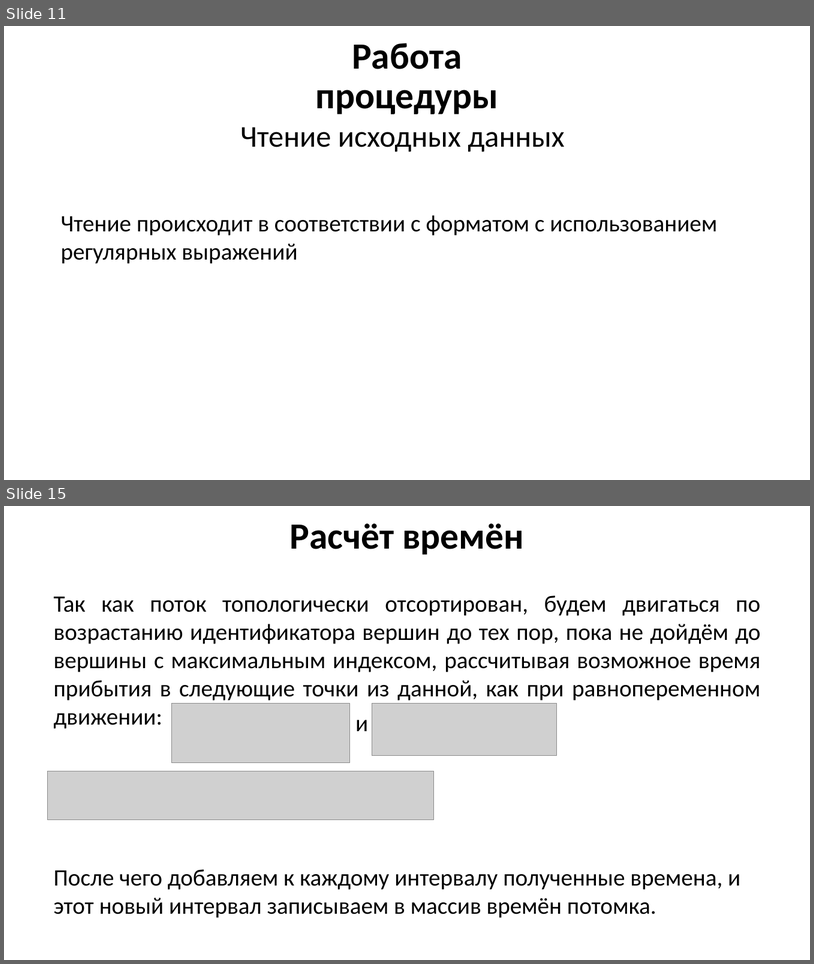
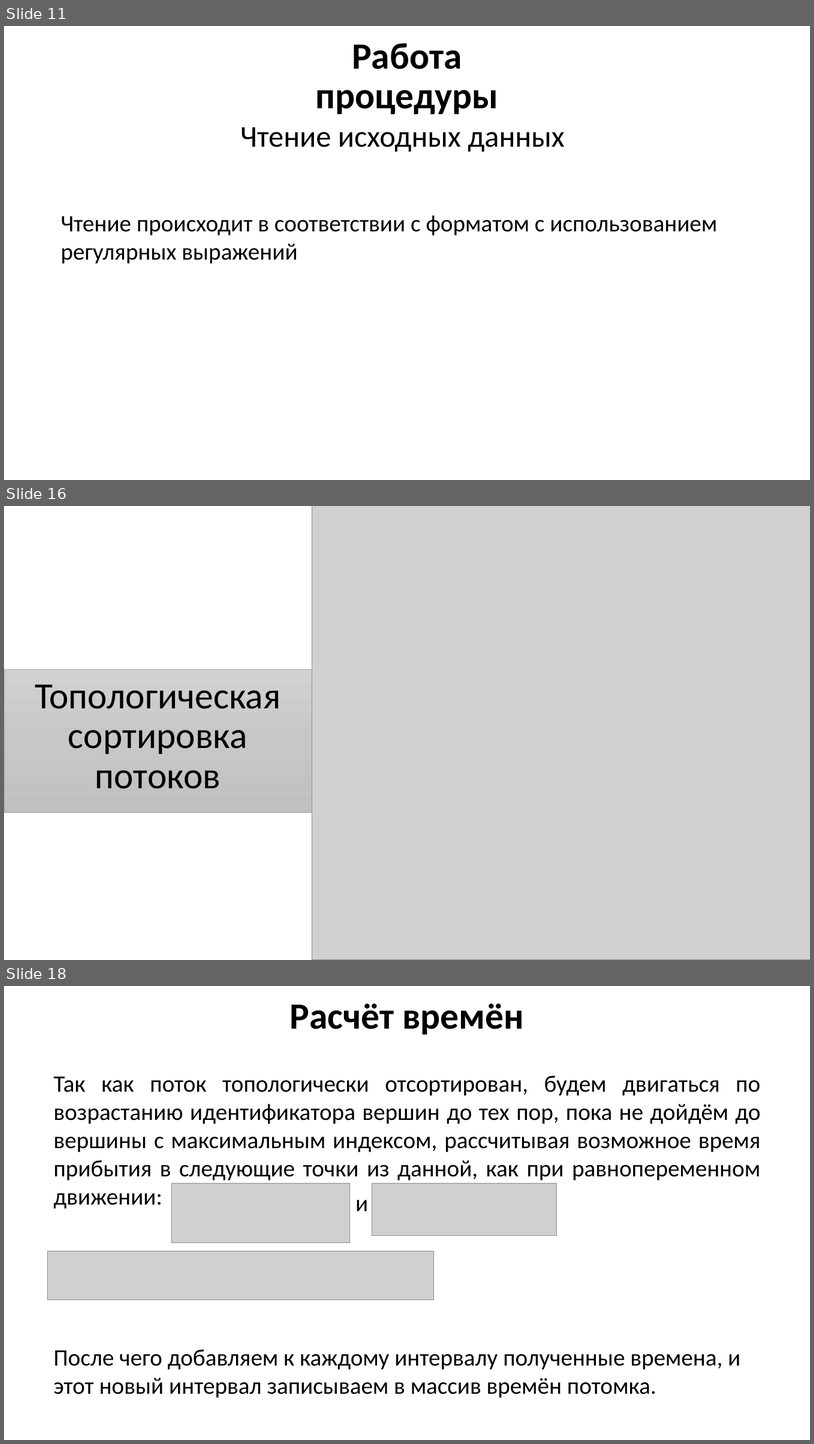
Before and after one commit to GooDgRaF/Bachelor_diplom, a slide deck: Диплом/Презентация ВКР.pptx. Shown one above the other, each under a label of ours: slides 11 and 15 before the commit, slides 11, 16 and 18 after it; the slides between them are not shown. The pictures are 814x964 and 814x1444 pixels, drawn with LibreOffice and Linux fonts; fonts in the diff are those of the drawing; grey boxes stand for pictures; background and template pictures are left out. Boxes give left, top, right and bottom in pixels: in the first picture for what was removed or moved away, otherwise in the second. Text is boxed around its words. In the diff, an @@ line names an element or a change of style, - is before the commit and + after.

```diff
--- a/Диплом/Презентация ВКР.pptx
+++ b/Диплом/Презентация ВКР.pptx
@@ slide 16 added at bbox=[4, 506, 810, 960], background picture (left out) @@
@@ picture added at bbox=[312, 506, 810, 960] @@
@@ rectangle added at bbox=[4, 669, 312, 813], fill gradient #D2D2D2 to #C8C8C8 to #C0C0C0, outline #A5A5A5 0.5 pt @@
@@ text added at bbox=[35, 684, 281, 789], 44 pt, text #000000 @@
+Топологическая сортировка
+потоков
@@ what was slide 15 is now slide 18 @@
```
Also in this commit, not shown: 3 slides changed, 2 other slides added, 6 other files.
